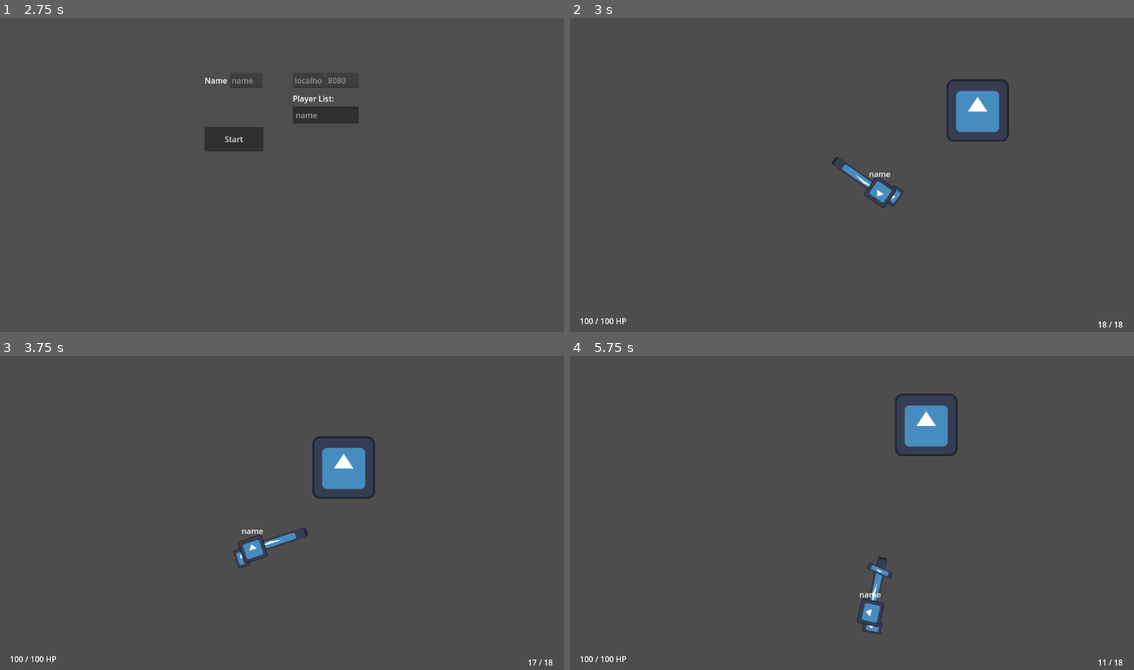
Above: before the commit, frames 1-4 (two rows, left to right).
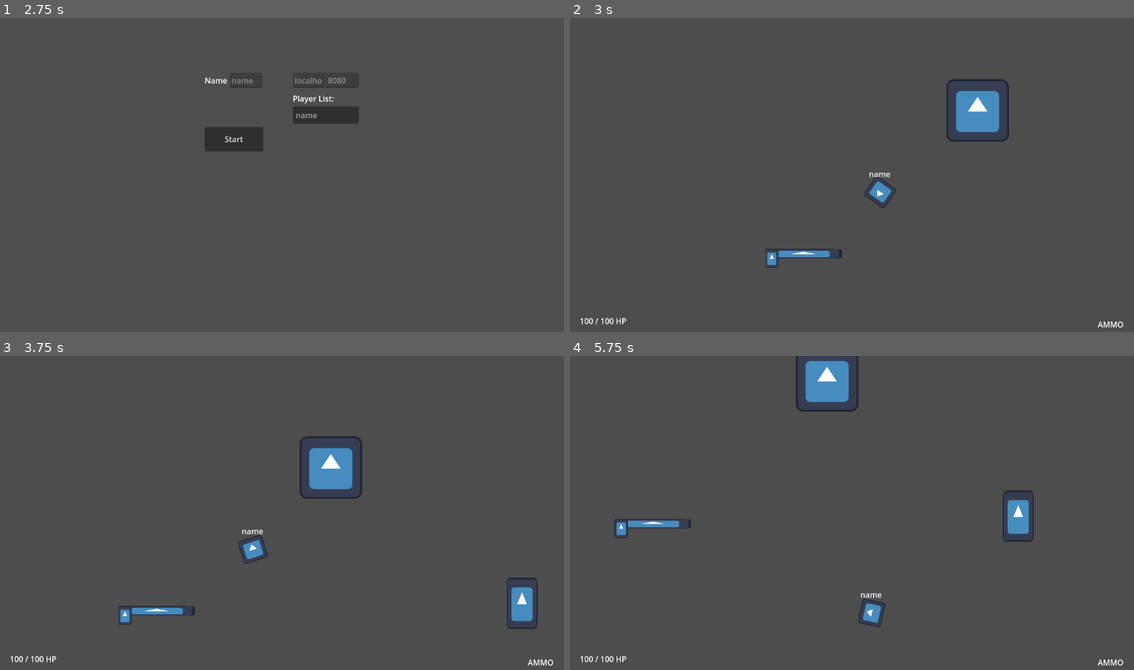
Above: after the commit, the same moments.

Repository: filipjaruska/mtds
Game: Godot game, scene res://nodes/menu/main.tscn
Two runs of this game, one before a commit and one after it. Both use one fixed random seed, a clock stepped at 60 frames per second and the inputs below. The engine's default icon, where the game draws it, is replaced by a stand-in: a white triangle on a blue panel in a dark square.
Inputs (mouse positions are in pixels of both pictures, inside the frame that each line leads up to):
- Up to frame 1 (2.75 s): click "Start" at 0.5 s; click "Join" at 1.25 s; click "Host" at 2 s
- Up to frame 2 (3 s): click "Start" at 2.75 s
- Up to frame 3 (3.75 s): tap Enter at 3.5 s; move the mouse to (406, 497) at 3.52 s; press the mouse at (406, 497) at 3.53 s; hold Right (ui_right) from 3.53 s (still down)
- Up to frame 4 (5.75 s): move the mouse to (739, 528) at 4.27 s; release Right (ui_right) at 4.28 s; release the mouse at (739, 528) at 4.28 s; hold Down (ui_down) 4.28-5.03 s; tap Shift (Dash) at 4.35 s; click (739, 528) at 4.55 s; move the mouse to (908, 443) at 5.02 s; press the mouse at (908, 443) at 5.03 s; hold Right (ui_right) from 5.03 s (still down)

Frame 1 is identical in both runs. In frame 2, 0.6% of the frame differs, in the area x 34-99%, y 44-99%; in frame 3, 2.2%; in frame 4, 3.8%, in the area x 7-99%, y 0-99%.
Error in both runs: Attempt to call function 'compress' in base 'null instance' on a null instance. (res://scripts/multiplayer.gd:85)

Commit message:
add weapon pickup

Diff:
--- a/nodes/player/player.tscn
+++ b/nodes/player/player.tscn
@@ -26,6 +26,7 @@
 [node name="Node2D" type="Node2D" parent="."]
 
 [node name="WeaponManager" type="Node2D" parent="Node2D"]
+unique_name_in_owner = true
 position = Vector2(38, 0)
 script = ExtResource("3_8meis")
 
--- a/nodes/scenes/main.tscn
+++ b/nodes/scenes/main.tscn
@@ -1,12 +1,23 @@
-[gd_scene load_steps=4 format=3 uid="uid://n36pcq02ew6"]
+[gd_scene load_steps=7 format=3 uid="uid://n36pcq02ew6"]
 
 [ext_resource type="Script" path="res://scripts/scene_manager.gd" id="1_11pgr"]
 [ext_resource type="PackedScene" uid="uid://qgub06sgnvml" path="res://nodes/player/player.tscn" id="2_c1wiw"]
+[ext_resource type="PackedScene" uid="uid://cgbejbtvglgk5" path="res://nodes/weapons/weapon_pickup.tscn" id="3_h2xyf"]
 [ext_resource type="Texture2D" uid="uid://drgp18whtsyeg" path="res://icon.svg" id="3_ympha"]
+[ext_resource type="PackedScene" uid="uid://cslbakgrwn56g" path="res://nodes/weapons/pistol.tscn" id="4_nb3wn"]
+[ext_resource type="PackedScene" uid="uid://b7r7dn2ffb7d8" path="res://nodes/weapons/shotgun.tscn" id="5_trlik"]
 
 [node name="Main" type="Node2D"]
 script = ExtResource("1_11pgr")
 playerScene = ExtResource("2_c1wiw")
+
+[node name="WeaponPickup" parent="." instance=ExtResource("3_h2xyf")]
+position = Vector2(281, 386)
+weapon_scene = ExtResource("4_nb3wn")
+
+[node name="WeaponPickup2" parent="." instance=ExtResource("3_h2xyf")]
+position = Vector2(995, 382)
+weapon_scene = ExtResource("5_trlik")
 
 [node name="SpawnLocations" type="Node2D" parent="."]
 
--- /dev/null
+++ b/nodes/weapons/weapon_pickup.tscn
@@ -0,0 +1,18 @@
+[gd_scene load_steps=4 format=3 uid="uid://cgbejbtvglgk5"]
+
+[ext_resource type="Texture2D" uid="uid://drgp18whtsyeg" path="res://icon.svg" id="1_h51h0"]
+[ext_resource type="Script" path="res://scripts/weapons/weapon_pickup.gd" id="1_q36gu"]
+
+[sub_resource type="CircleShape2D" id="CircleShape2D_v61eu"]
+radius = 64.0078
+
+[node name="WeaponPickup" type="Area2D"]
+script = ExtResource("1_q36gu")
+
+[node name="Sprite2D" type="Sprite2D" parent="."]
+texture = ExtResource("1_h51h0")
+
+[node name="CollisionShape2D" type="CollisionShape2D" parent="."]
+shape = SubResource("CircleShape2D_v61eu")
+
+[connection signal="body_entered" from="." to="." method="_on_body_entered"]
--- a/scripts/weapons/weapon_manager.gd
+++ b/scripts/weapons/weapon_manager.gd
@@ -1,6 +1,6 @@
 extends Node2D
 
-@onready var switch_cooldown_timer = $"../WeaponManager/SwitchCooldownTimer"
+@onready var switch_cooldown_timer: Timer = $"../WeaponManager/SwitchCooldownTimer"
 @onready var multiplayer_sync = $"../../MultiplayerSynchronizer"
 @onready var UI = $"../../Camera2D/UI"
 @onready var player = $"../.."
@@ -13,24 +13,24 @@
 var can_switch: bool = true
 
 func _ready():
-	var pistol_scene: PackedScene = preload("res://nodes/weapons/pistol.tscn")
-	var shotgun_scene: PackedScene = preload("res://nodes/weapons/shotgun.tscn")
-
-	add_weapon(pistol_scene.instantiate())
-	add_weapon(shotgun_scene.instantiate())
-
 	if weapons.size() > 0:
 		current_weapon_index = 0
 		weapons[current_weapon_index].show()
 		update_hud()
 
-func add_weapon(weapon: RangedWeapon):
+func add_weapon(weapon: RangedWeapon, equip_immediately: bool = false):
 	if weapons.size() >= MAX_WEAPONS:
 		drop_weapon(current_weapon_index)
 
 	weapon.hide()
 	weapons.append(weapon)
 	add_child(weapon)
+
+	if weapons.size() == 1 or equip_immediately:
+		weapons[current_weapon_index].hide()
+		current_weapon_index = weapons.size() - 1
+		weapons[current_weapon_index].show()
+		update_hud()
 
 func drop_weapon(index: int):
 	if index >= 0 and index < weapons.size():
@@ -89,7 +89,7 @@
 				current_weapon.shoot()
 				update_hud()
 
-				if current_weapon.slowness_duration > 0 && weapons[current_weapon_index].AMMO > 0:
+				if current_weapon.slowness_duration > 0 and weapons[current_weapon_index].AMMO > 0:
 					player.current_speed = lerp(200.0, current_weapon.slowness, 0.8)
 					slow_timer.start(current_weapon.slowness_duration / 1000.0)
 
@@ -106,3 +106,6 @@
 func _on_slow_timer_timeout():
 	var current_weapon = weapons[current_weapon_index]
 	player.current_speed = lerp(current_weapon.slowness, 200.0, 0.8)
+
+func on_weapon_picked_up(weapon_scene: PackedScene):
+	add_weapon(weapon_scene.instantiate(), true)
--- /dev/null
+++ b/scripts/weapons/weapon_pickup.gd
@@ -0,0 +1,13 @@
+extends Area2D
+
+@export var weapon_scene: PackedScene
+
+func _ready() -> void:
+	$Sprite2D.visible = false
+	var idkfuckingknowanymorewhatthefuckwasievendoingwhytrytousesignalswhenthierdocumentationsucksassandimnotafanofthemanyway: Node = weapon_scene.instantiate()
+	add_child(idkfuckingknowanymorewhatthefuckwasievendoingwhytrytousesignalswhenthierdocumentationsucksassandimnotafanofthemanyway)
+
+func _on_body_entered(body):
+	if body.is_in_group("Player"):
+		body.weapon_manager.on_weapon_picked_up(weapon_scene)
+		queue_free()
